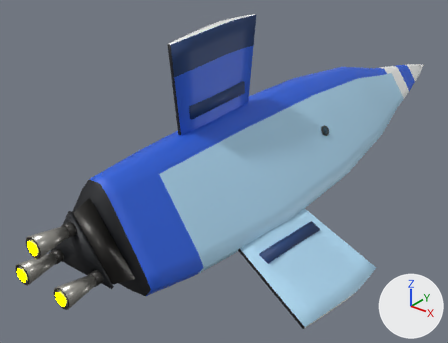
Before and after pictures for a commit that changed the glTF model ThoriumGap_JS/models/Ship_Standard_6.glb.
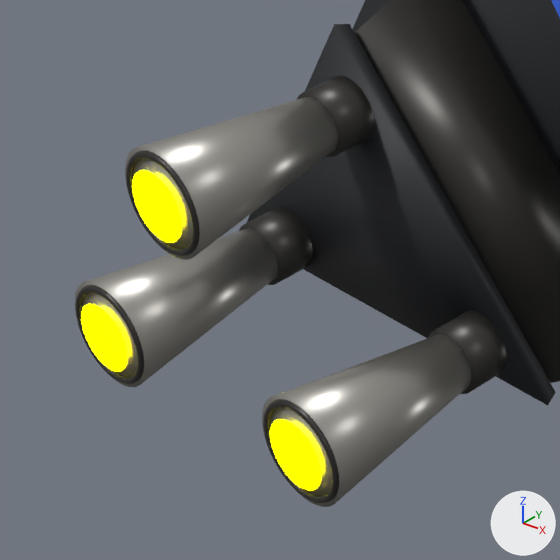
Old and new are each drawn whole from a 50 mm camera at (4.5, -7.11, 3.54) aimed at (-0.61, -0.72, -0.42) and again close up on the part from 0% to 26% of the width and 60% to 93% of the height. Arrows for +X, +Y and +Z are at lower right; the lights stay in place. The older version's two pictures come first. Where no turn or scale is listed for an object, it has been applied to the vertices.

Before the edit, the objects in view are built like this:
```python
ob_engineemitter = bpy.data.objects.new('EngineEmitter', me_engineemitter)
ob_engineemitter.location = (0.0, 0.0, 0.0)
ob_enginelip_dorsal_darkrim = bpy.data.objects.new('EngineLip_Dorsal_DarkRim', me_enginelip_dorsal_darkrim_mesh)
ob_enginelip_dorsal_darkrim.location = (-0.037, -4.337, 0.311)
ob_enginelip_lowerleft_darkrim = bpy.data.objects.new('EngineLip_LowerLeft_DarkRim', me_enginelip_lowerleft_darkrim_mesh)
ob_enginelip_lowerleft_darkrim.location = (-0.31, -4.337, -0.116)
# also in view: 'EngineThroat_LowerRight_DarkSocket' at (0.31, -3.89, -0.12); 'EngineThroat_LowerLeft_DarkSocket' at (-0.31, -3.89, -0.12); 'EngineThroat_Dorsal_DarkSocket' at (-0.04, -3.89, 0.31); 'EngineBlock_AftTriFoldTrimFrame' at (0.0, -3.86, 0.16); 'EngineBlock_AftTriangularIntegratedMountPlate' at (0.0, -3.72, 0.17)
```
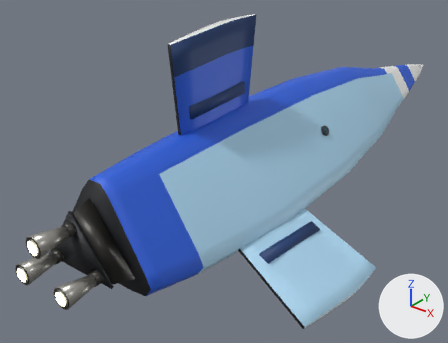
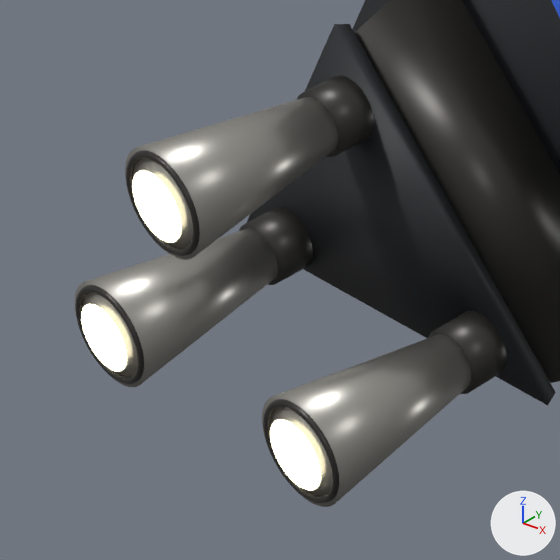
Changed parts and their boxes [x1, y1, x2, y2] in the close-ups (560 x 560 px):
'EngineEmitter', recoloured: [81, 170, 321, 491] in both

The change, as a list of edits to the scene's bpy script:
```text
Change mat_engineglow:
    mat_engineglow.emission_color: (1.0, 1.0, 0.0) -> (0.62, 0.57, 0.4)  # yellow #ffff00 -> beige #cec7aa
```
